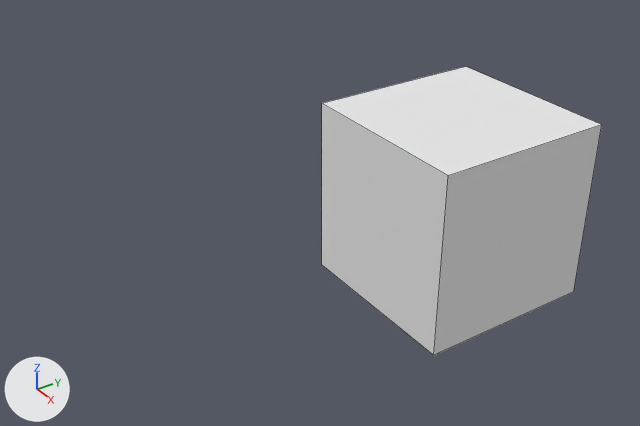
What one commit did to the Blender file Scene.blend.
The view is the same before and after, from a 50 mm lens placed at (6.18, -5.83, 4.55), pointed at (-0.1, -1.62, 0.3). The lights are fixed; the arrows at lower left show +X, +Y and +Z. Mesh edges are drawn as thin lines.
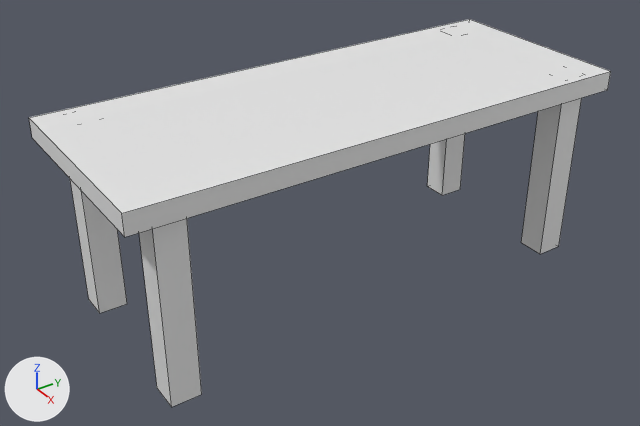
Pixel boxes (x1, y1, x2, y2) of what changed, in the pictures (640 x 426 px):
'Cube', reshaped, moved (107% wider, 24% shorter): before (322, 66, 602, 355); after (29, 19, 611, 237)
'Cube.001', added: after (139, 218, 202, 407)
'Cube.004', added: after (521, 98, 582, 254)
'Cube.002', added: after (70, 179, 127, 313)
'Cube.003', added: after (427, 134, 465, 195)

What changed in the scene script:
```text
Change me_cube:
    used by ob_cube; location = (0.0, 0.0, 0.0)
    remove me_cube.from_pydata(...)  # 8 vertices, 6 faces; spans x -1.0..1.0, y -1.0..1.0, z -1.0..1.0
    remove me_cube.materials.append(mat_material)  # white #e7e7e7
    add me_cube.from_pydata(...)  # 8 vertices, 6 faces; spans x -1.0..1.0, y -4.0..1.0, z -1.0..-0.81
    me_cube part 1
    6 vertices are removed from x -1.0..1.0, y -1.0..1.0, z -1.0..1.0
    6 faces are deleted
    6 vertices are added at (-1.0, -4.0, -1.0), (-1.0, -4.0, -0.81), (-1.0, 1.0, -0.81), (1.0, -4.0, -1.0), (1.0, -4.0, -0.81), (1.0, 1.0, -0.81)
    6 new faces join them
Add me_cube_002:
    me_cube_002.from_pydata(...)  # a box spanning x -1.0..1.0, y -1.0..1.0, z -1.0..1.0
Change ob_cube:
    ob_cube.location: (0.0, 0.0, 0.0) -> (0.0, 0.0, 2.365)
Add ob_cube_001:
    ob_cube_001 = bpy.data.objects.new('Cube.001', me_cube_002)
    ob_cube_001.location = (0.759, -3.611, 0.579)
    ob_cube_001.scale = (0.139, 0.139, 0.962)
Add ob_cube_002:
    ob_cube_002 = bpy.data.objects.new('Cube.002', me_cube_002.copy())
    ob_cube_002.location = (-0.8, -3.611, 0.58)
    ob_cube_002.scale = (0.139, 0.139, 0.962)
Add ob_cube_003:
    ob_cube_003 = bpy.data.objects.new('Cube.003', me_cube_002.copy())
    ob_cube_003.location = (-0.8, 0.62, 0.58)
    ob_cube_003.scale = (0.139, 0.139, 0.962)
Add ob_cube_004:
    ob_cube_004 = bpy.data.objects.new('Cube.004', me_cube_002.copy())
    ob_cube_004.location = (0.759, 0.62, 0.579)
    ob_cube_004.scale = (0.139, 0.139, 0.962)
```
